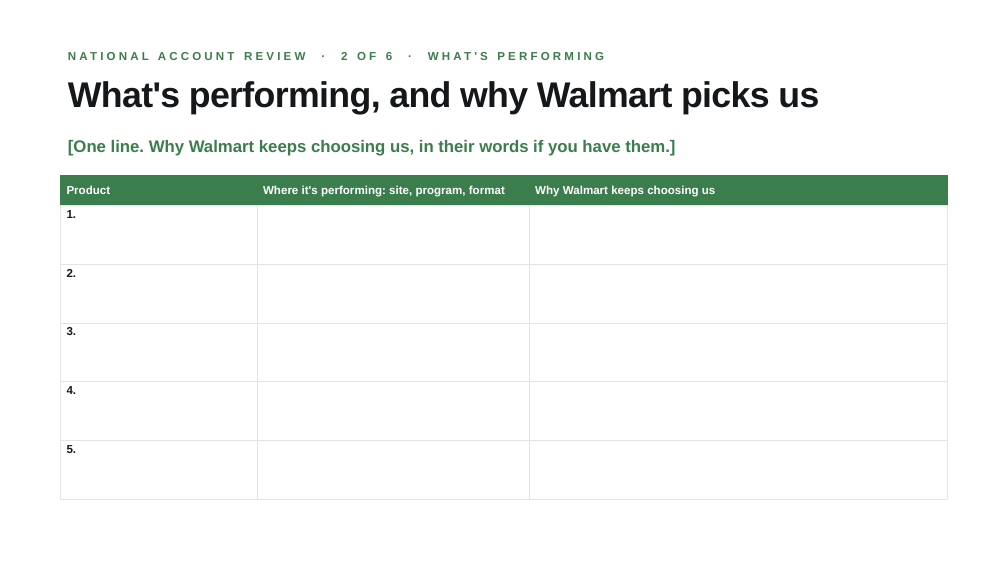
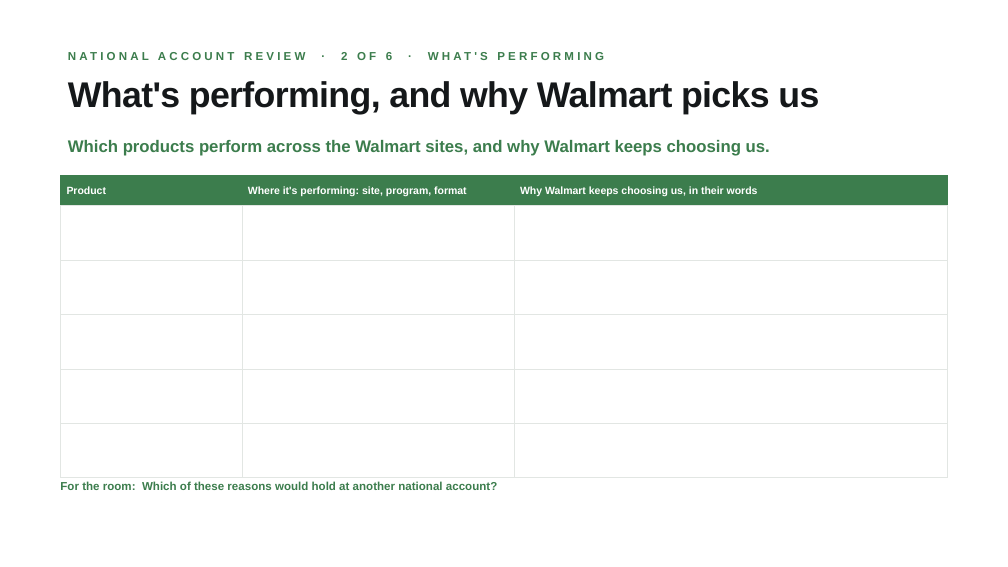
Before and after one commit to guralsnj/git_test, a slide deck: slide 3 of decks/territory-review/National Account Presentation - Walmart (Chad).pptx. Drawn at 1008x567 pixels with LibreOffice and Linux fonts; fonts in the diff are those of the drawing; background and template pictures are left out. Boxes give left, top, right and bottom in pixels: in the first picture for what was removed or moved away, otherwise in the second. Text is boxed around its words. In the diff, an @@ line names an element or a change of style, - is before the commit and + after.

```diff
--- a/decks/territory-review/National Account Presentation - Walmart (Chad).pptx
+++ b/decks/territory-review/National Account Presentation - Walmart (Chad).pptx
@@ text at <box>68,140,770,156</box>: text changed @@
-[One line. Why Walmart keeps choosing us, in their words if you have them.]
+Which products perform across the Walmart sites, and why Walmart keeps choosing us.
@@ table at <box>60,175,948,478</box> @@
-row 1, column 3: Why Walmart keeps choosing us
+row 1, column 3: Why Walmart keeps choosing us, in their words
-row 2, column 1: 1.
+row 2, column 1: 
-row 3, column 1: 2.
+row 3, column 1: 
-row 4, column 1: 3.
+row 4, column 1: 
-row 5, column 1: 4.
+row 5, column 1: 
-row 6, column 1: 5.
+row 6, column 1: 
@@ size 11 to 10 pt in "Product", "Where it's performing: site, program, format" @@
@@ text added at <box>60,481,497,490</box>, 11 pt, text #3C7D4D, bold @@
+For the room: Which of these reasons would hold at another national account?
```
Also in this commit, not shown: 5 other slides changed, 3 other files.
